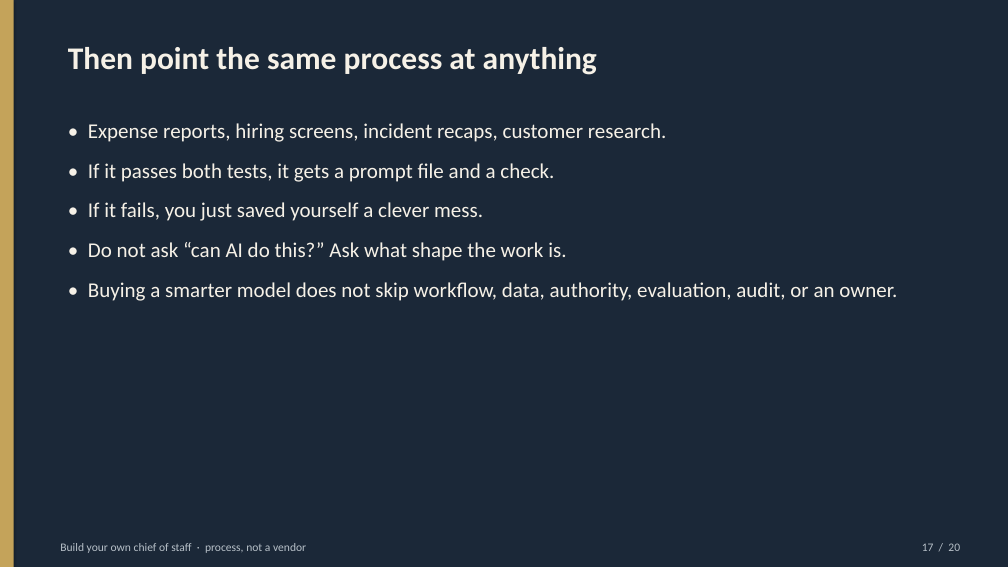
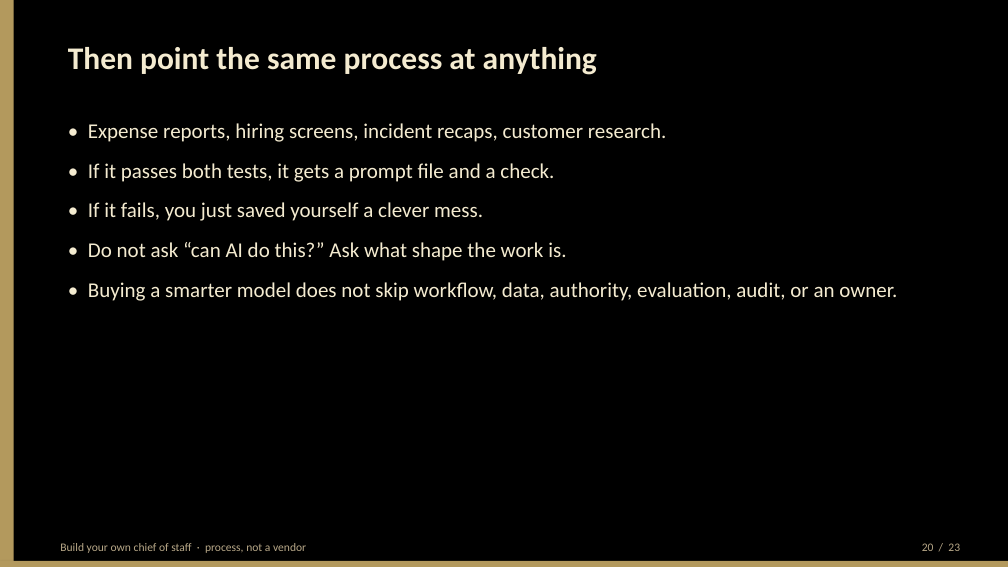
Before and after one commit to BittahCriminal/build-your-own-chief-of-staff, a slide deck: slide 20 of slides/building-your-own-chief-of-staff.pptx (slide 17 before the commit). Drawn at 1008x567 pixels with LibreOffice and Linux fonts; fonts in the diff are those of the drawing. Boxes give left, top, right and bottom in pixels: in the first picture for what was removed or moved away, otherwise in the second. Text is boxed around its words. In the diff, an @@ line names an element or a change of style, - is before the commit and + after.

Commit message:
Add the freeze-and-fail thought process; restyle the deck black and gold.
Nate's stall modes (core-first, blob-as-one-job, false success) become process prompts and three talk slides. Palette is black/gold only — no marks.

```diff
--- a/slides/building-your-own-chief-of-staff.pptx
+++ b/slides/building-your-own-chief-of-staff.pptx
@@ rectangle at bbox=[0, 0, 1008, 567]: fill #1B2838 to #000000 @@
@@ rectangle at bbox=[0, 0, 14, 567]: fill #C4A35A to #B3995D @@
@@ text "Then point the same process ..." at bbox=[68, 47, 597, 75]: text colour #F6F1E7 to #F4EBD0 @@
@@ text "• Expense reports, hiring screens, ..." at bbox=[88, 123, 897, 301]: text colour #F6F1E7 to #F4EBD0 @@
@@ text "Build your own chief of ..." at bbox=[60, 543, 306, 553]: text colour #B7C0C8 to #B8A888 @@
@@ rectangle added at bbox=[0, 561, 1008, 567], fill #B3995D @@
@@ text at bbox=[922, 543, 960, 551]: text changed; text colour #B7C0C8 to #B8A888 @@
-17 / 20
+20 / 23
```
Also in this commit, not shown: 19 other slides changed, 3 slides added, 8 other files.
